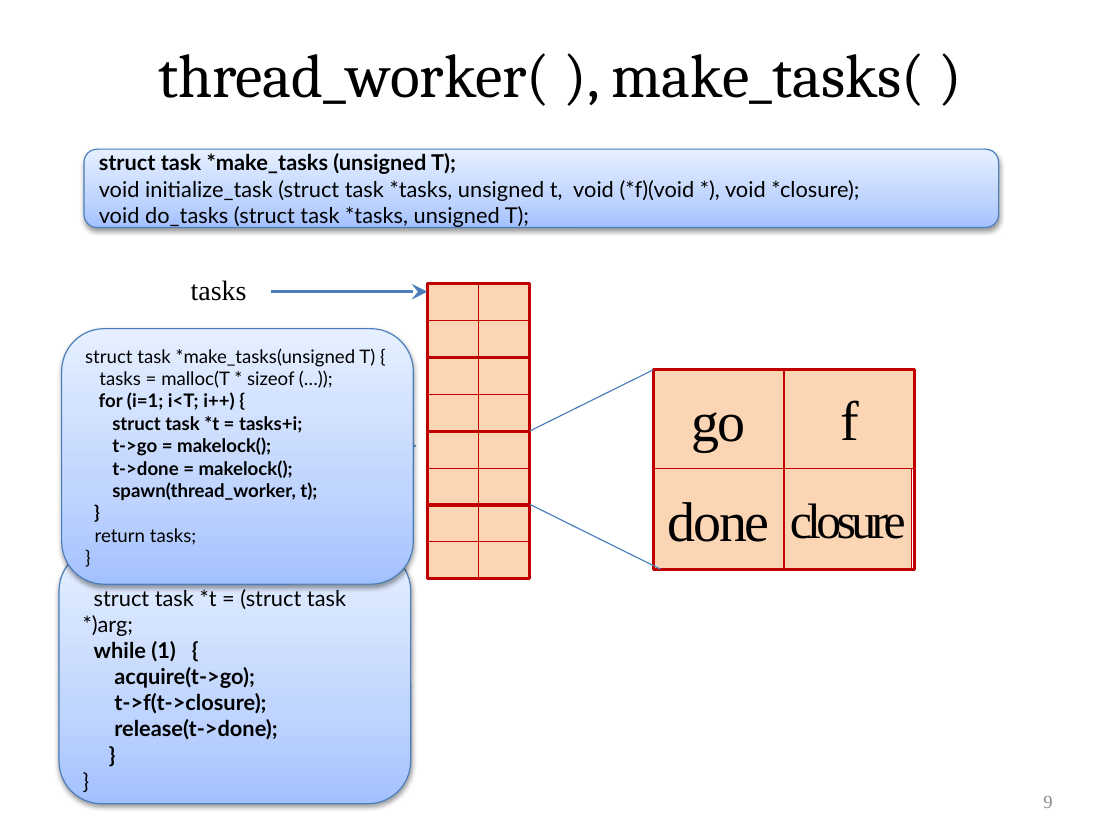
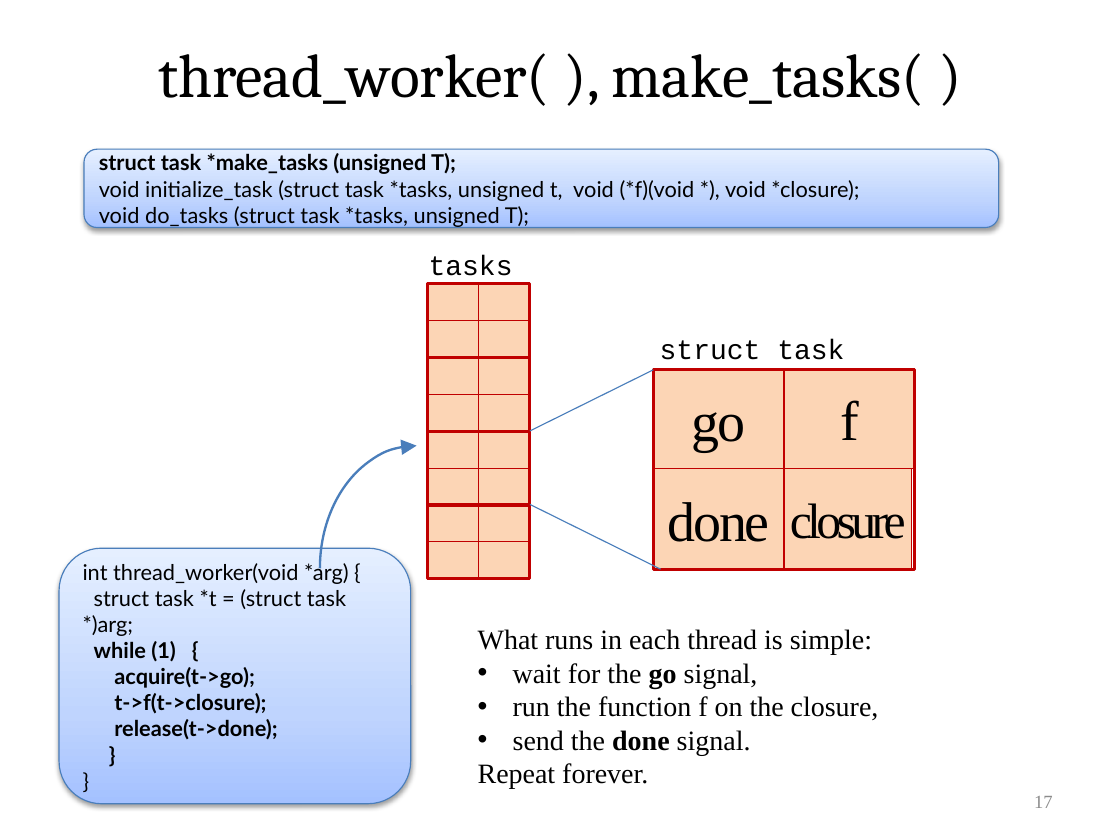
Before and after one commit to VeriNum/pardotprod, a slide deck: slide 17 of doc/Parallel Dot Product.pptx (slide 9 before the commit). Drawn at 1120x840 pixels with LibreOffice and Linux fonts; fonts in the diff are those of the drawing. Boxes give left, top, right and bottom in pixels: in the first picture for what was removed or moved away, otherwise in the second. Text is boxed around its words. In the diff, an @@ line names an element or a change of style, - is before the commit and + after.

```diff
--- a/doc/Parallel Dot Product.pptx
+++ b/doc/Parallel Dot Product.pptx
@@ text "tasks": place and size @@
-text "tasks" at [191,280,247,301]
+text "tasks" at [429,256,513,284]
@@ text "tasks" at [429,256,513,284]: font Times New Roman to Courier New @@
@@ arrow removed from (271, 292) to (428, 292) @@
@@ rounded rectangle removed at [62,328,413,584] @@
-struct task *make_tasks(unsigned T) {
-tasks = malloc(T * sizeof (…));
-for (i=1; i<T; i++) {
-struct task *t = tasks+i;
-t->go = makelock();
-t->done = makelock();
-spawn(thread_worker, t);
-}
-return tasks;
-}
@@ text added at [660,339,844,360], 18 pt, text #000000 @@
+struct task
@@ text added at [478,629,879,789], 18 pt, text #000000 @@
+What runs in each thread is simple:
+• wait for the go signal,
+• run the function f on the closure,
+• send the done signal.
+Repeat forever.
@@ page number at [1034,796,1053,808]: text changed @@
-9
+17
```
Also in this commit, not shown: 24 other slides changed, 19 slides added, 2 slides removed, 1 other file.
